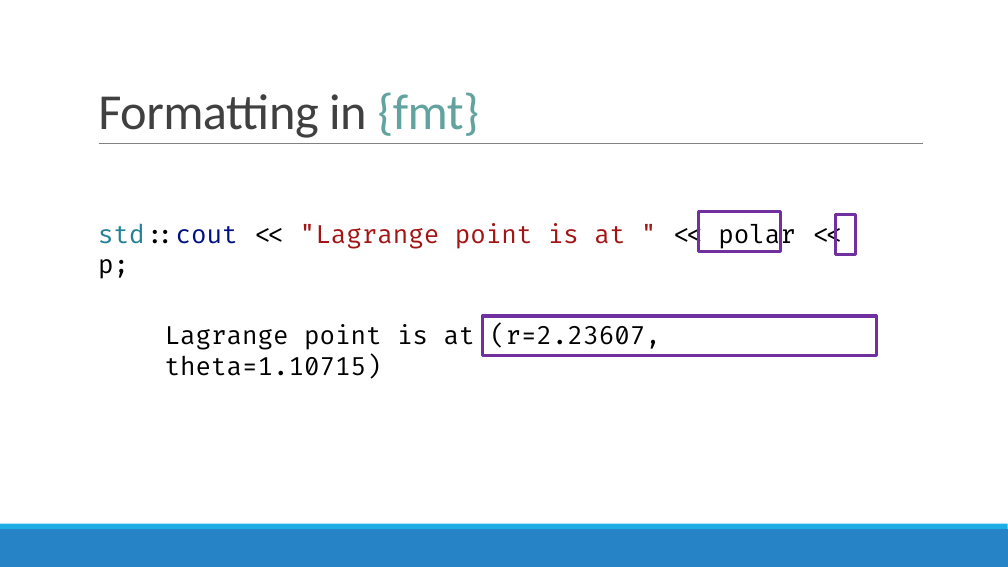
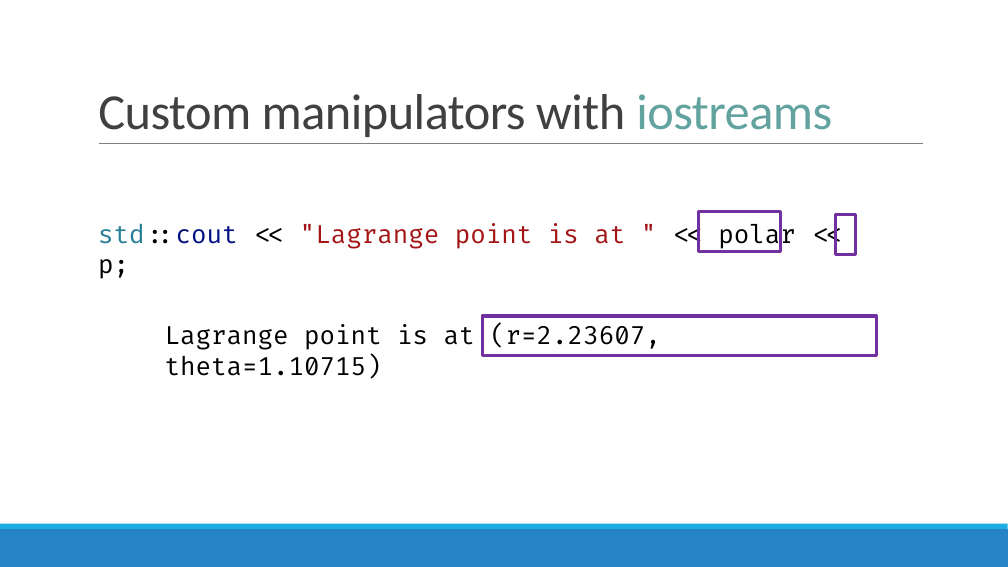
Before and after one commit to brevzin/cpp_proposals, a slide deck: slide 23 of talks/202209_cppcon/The Surprising Complexity of Formatting Ranges.pptx. Drawn at 1008x567 pixels with LibreOffice and Linux fonts; fonts in the diff are those of the drawing. Boxes give left, top, right and bottom in pixels: in the first picture for what was removed or moved away, otherwise in the second. Text is boxed around its words. In the diff, an @@ line names an element or a change of style, - is before the commit and + after.

```diff
--- a/talks/202209_cppcon/The Surprising Complexity of Formatting Ranges.pptx
+++ b/talks/202209_cppcon/The Surprising Complexity of Formatting Ranges.pptx
@@ title at <box>98,94,832,137</box>: text changed @@
-Formatting in {fmt}
+Custom manipulators with iostreams
```
Also in this commit, not shown: 1 other slide changed.
